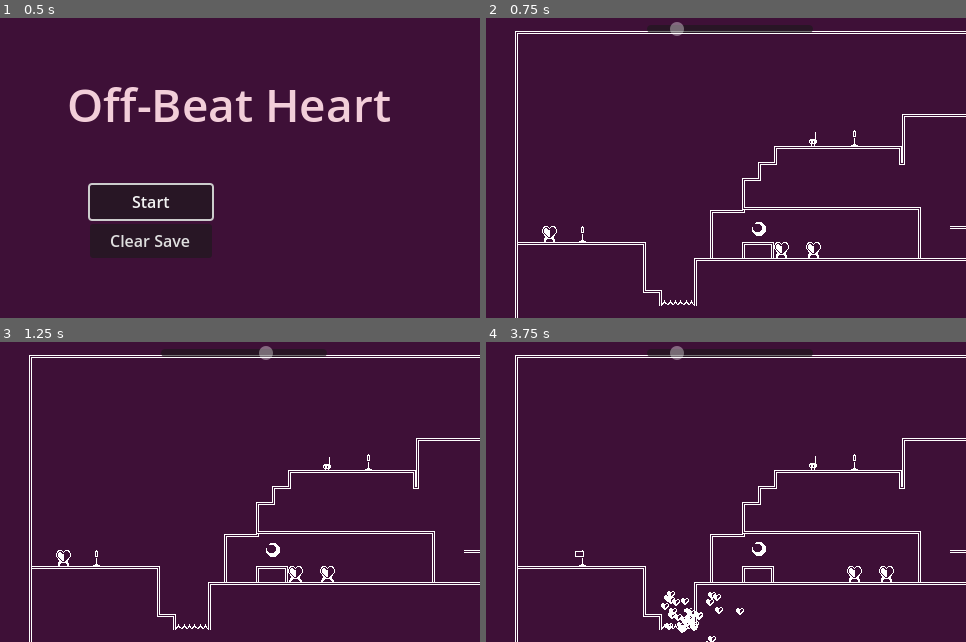
Above: before the commit, frames 1-4 (two rows, left to right).
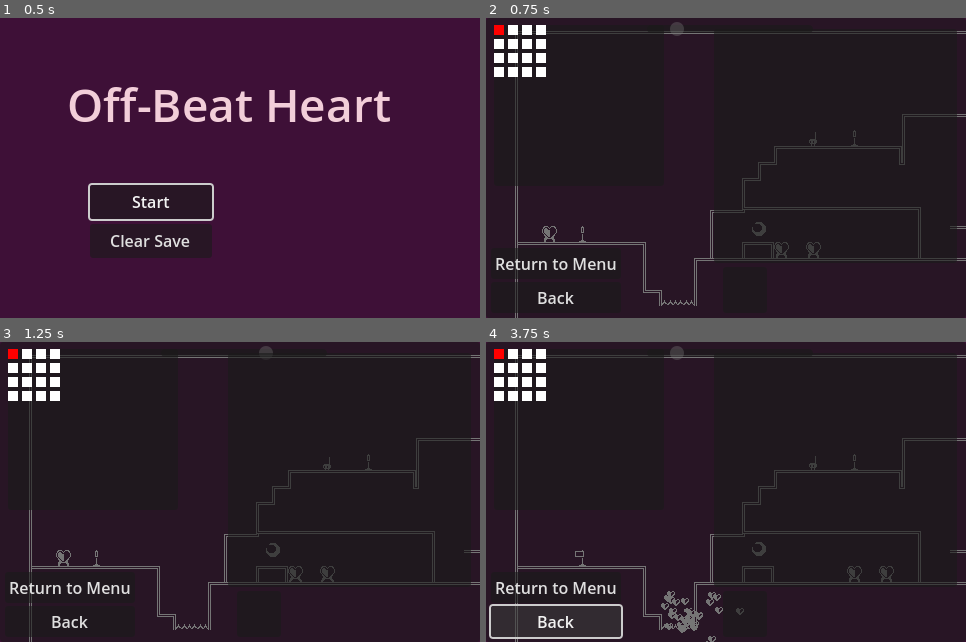
Above: after the commit, the same moments.

Repository: LeslieLlama/Offbeat-Heart
Game: Godot game, scene res://Scenes/MainMenu.tscn
The game is run twice, just before and just after one commit, with the same random seed, the same clock (stepped at 60 frames per second) and the same inputs.
Inputs (mouse positions are in pixels of both pictures, inside the frame that each line leads up to):
- Up to frame 1 (0.5 s): no input
- Up to frame 2 (0.75 s): click "Start" at 0.5 s
- Up to frame 3 (1.25 s): no input
- Up to frame 4 (3.75 s): click (558, 588) at 1.25 s, where only the run after the commit has a clickable "Return to Menu"; click (558, 621) at 2 s, where only the run after the commit has a clickable "Back"; hold Right (right) from 2.78 s (still down); tap W (up) at 2.85, 3.02, 3.32 s; tap Z (action_1) at 3.6 s

Frame 1 is identical in both runs. In frame 2, 66% of the frame differs, in the area x 1-100%, y 1-100%; in frame 3, 66%; in frame 4, 67%, in the area x 0-100%, y 1-100%.

Commit message:
Map system
Added a simple map system to track the player as they progress through rooms. Has the limitation of only showing a rooms co-ordinate, and not it's size, and oddly sized rooms will interfere with the map. Design consideration to look into later.

Diff:
--- a/Scenes/hud.tscn
+++ b/Scenes/hud.tscn
@@ -5,6 +5,7 @@
 [sub_resource type="StyleBoxEmpty" id="StyleBoxEmpty_fccik"]
 
 [node name="HUD" type="CanvasLayer"]
+process_mode = 3
 script = ExtResource("1_e0onf")
 
 [node name="MoonCounter" type="Label" parent="."]
@@ -26,10 +27,10 @@
 scrollable = false
 
 [node name="GlobalTimer" type="Timer" parent="."]
+process_mode = 1
 autostart = true
 
 [node name="PausePanel" type="Panel" parent="."]
-visible = false
 anchors_preset = 15
 anchor_right = 1.0
 anchor_bottom = 1.0
@@ -57,6 +58,15 @@
 offset_top = 7.0
 offset_right = 178.0
 offset_bottom = 168.0
+
+[node name="GridContainer" type="GridContainer" parent="PausePanel/MapPanel"]
+layout_mode = 1
+anchors_preset = 15
+anchor_right = 1.0
+anchor_bottom = 1.0
+grow_horizontal = 2
+grow_vertical = 2
+columns = 4
 
 [node name="CollectiblesPanel" type="Panel" parent="PausePanel"]
 offset_left = 228.0
--- a/Scenes/map_01.tscn
+++ b/Scenes/map_01.tscn
@@ -9,7 +9,7 @@
 [ext_resource type="PackedScene" uid="uid://w15mph4fuhye" path="res://Scenes/savepoint.tscn" id="6_tp66r"]
 [ext_resource type="PackedScene" uid="uid://ci2jrw56wm6hp" path="res://Scenes/camera_zone.tscn" id="8_546ff"]
 [ext_resource type="Script" uid="uid://cy0mi1ycc4due" path="res://Scripts/enemy_basic.gd" id="9_id6oe"]
-[ext_resource type="Script" uid="uid://cfrllwo0huxpu" path="res://Scripts/npc_1.gd" id="10_8idbb"]
+[ext_resource type="Script" uid="uid://cfrllwo0huxpu" path="res://Scripts/npc.gd" id="10_8idbb"]
 [ext_resource type="Texture2D" uid="uid://boi86imbwxyjs" path="res://Sprites/MusicNoteNPCs.png" id="10_p5bod"]
 
 [sub_resource type="TileSetAtlasSource" id="TileSetAtlasSource_3rba1"]
@@ -140,7 +140,10 @@
 position = Vector2(960, 0)
 
 [node name="CameraZone4" parent="." instance=ExtResource("8_546ff")]
-position = Vector2(480, 300)
+position = Vector2(1440, 0)
+
+[node name="CameraZone5" parent="." instance=ExtResource("8_546ff")]
+position = Vector2(0, 300)
 
 [node name="EnemyBasic" type="CharacterBody2D" parent="."]
 position = Vector2(296, 232)
--- a/Scripts/hud.gd
+++ b/Scripts/hud.gd
@@ -2,9 +2,17 @@
 
 var pause_menu_on : bool = false
 var dialouge_panel_on : bool = false
+
+var rooms = []
 func _ready() -> void:
 	Signals.collectible_obtained.connect(collectible_aquired)
 	Signals.new_dialouge.connect(_new_dialouge)
+	Signals.new_room_entered.connect(_map_update)
+	for i in 16:
+		var child_node = ColorRect.new()
+		child_node.custom_minimum_size = Vector2(10,10)
+		rooms.append(child_node)
+		$PausePanel/MapPanel/GridContainer.add_child(child_node)
 
 func collectible_aquired(powerupName):
 	#$MoonCounter.text = str("Moons : ",SaveSystem.moons_collected,"/20")
@@ -12,14 +20,15 @@
 
 func _process(delta: float) -> void:
 	$GlobalTimerMeter.value = 100-($GlobalTimer.time_left * 100)
-
 	if Input.is_action_just_pressed("start"):
 		if pause_menu_on == false:
 			$PausePanel.visible = true
 			pause_menu_on = true
+			_pause_game(true)
 		else:
 			$PausePanel.visible = false
 			pause_menu_on = false
+			_pause_game(false)
 
 	if dialouge_panel_on == true:
 		if Input.is_action_just_pressed("up"):
@@ -34,5 +43,22 @@
 	$DialougePanel.visible = false
 	dialouge_panel_on = false
 
+func _map_update(_area: Area2D):
+	for i in rooms.size():
+		$PausePanel/MapPanel/GridContainer.get_child(i).color = Color("White")
+
+	#480,300
+	var pos : Vector2
+	pos.x = _area.position.x/480
+	pos.y = _area.position.y/300
+
+	var cell = pos.y * $PausePanel/MapPanel/GridContainer.columns
+	cell += pos.x
+	$PausePanel/MapPanel/GridContainer.get_child(cell).color = Color("Red")
+
+
 func _on_global_timer_timeout() -> void:
 	Signals.emit_signal("TurnEnd")
+
+func _pause_game(is_pause : bool):
+	get_tree().paused = is_pause
Renamed: Scripts/npc_1.gd -> Scripts/npc.gd
Renamed: Scripts/npc_1.gd.uid -> Scripts/npc.gd.uid
